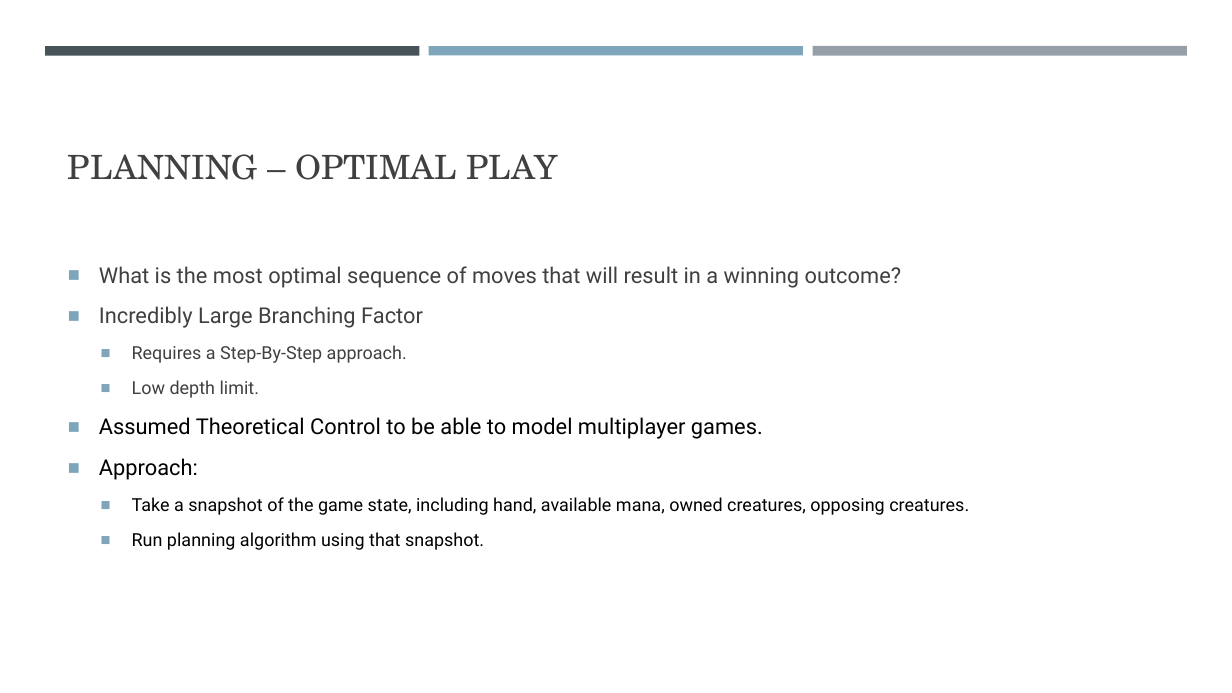
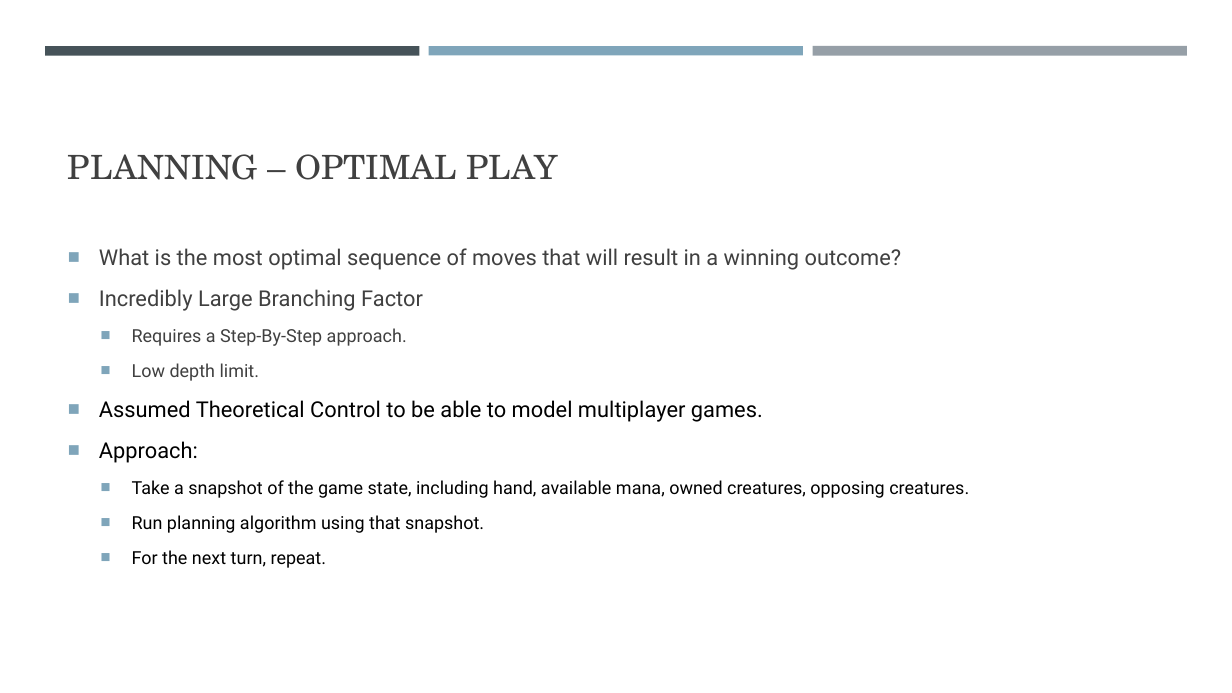
Before and after one commit to NicholasTillo/Gitaxian-Probe, a slide deck: slide 3 of problem_formulation.pptx. Drawn at 1232x693 pixels with LibreOffice and Linux fonts; fonts in the diff are those of the drawing. Boxes give left, top, right and bottom in pixels: in the first picture for what was removed or moved away, otherwise in the second. Text is boxed around its words. In the diff, an @@ line names an element or a change of style, - is before the commit and + after.

```diff
--- a/problem_formulation.pptx
+++ b/problem_formulation.pptx
@@ text at <box>132,550,327,568</box>: paragraph added @@
+  ■ For the next turn, repeat.
```
Also in this commit, not shown: 2 other slides changed.
